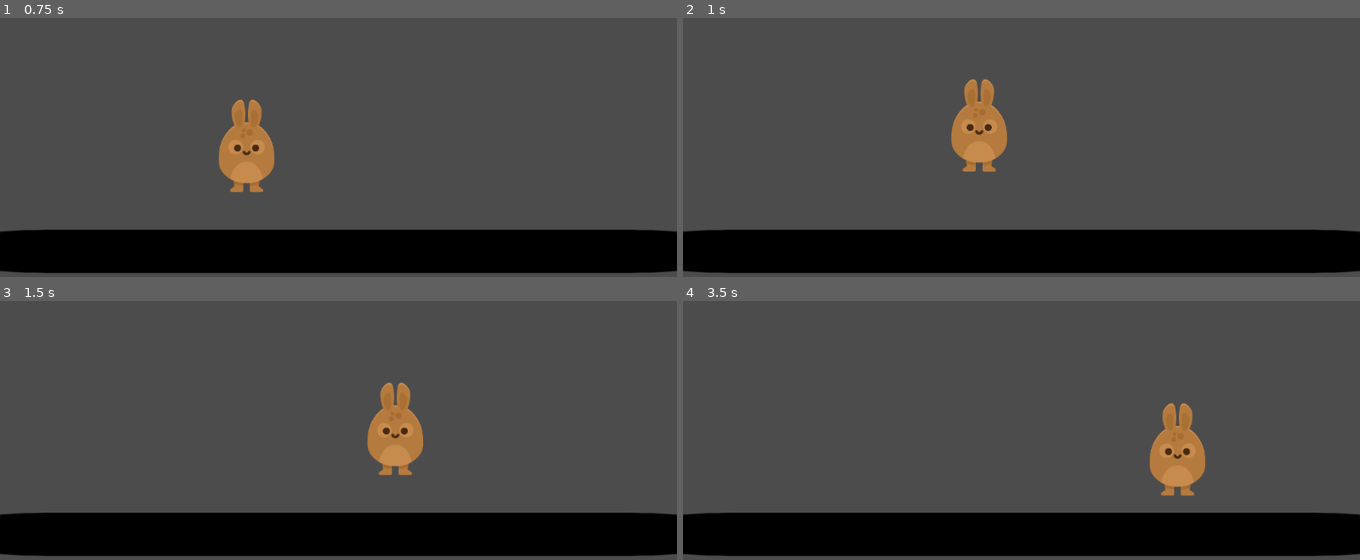
Above: before the commit, frames 1-4 (two rows, left to right).
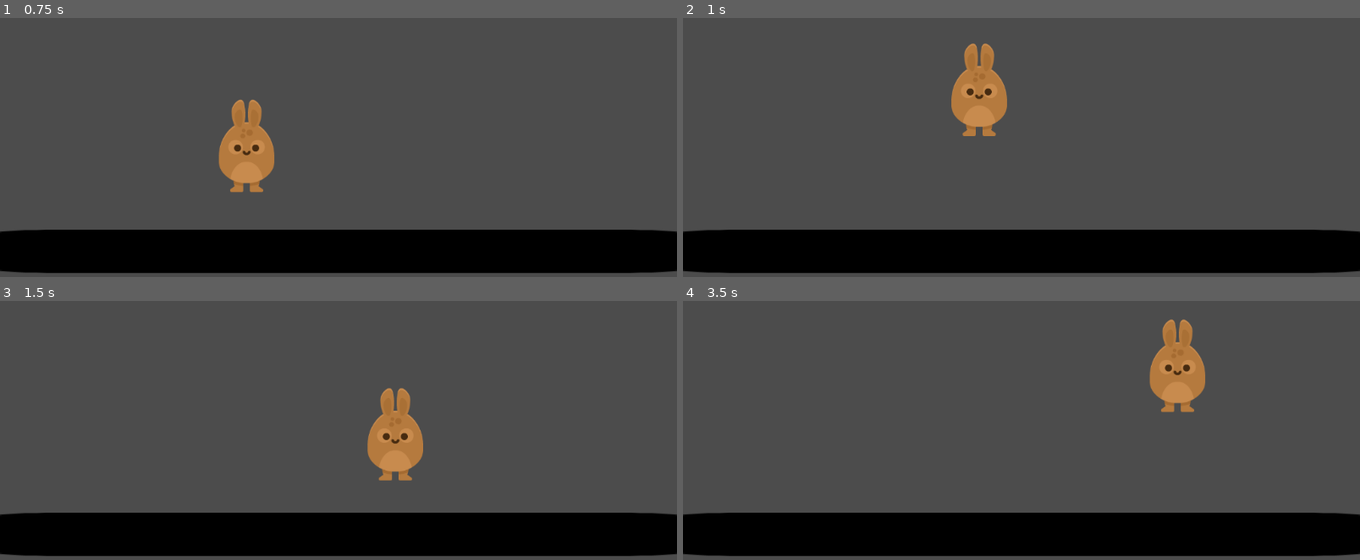
Above: after the commit, the same moments.

Repository: acido0/clase7-tp_grupal
Game: Godot game, scene res://Scenes/Main.tscn
The game is run twice, just before and just after one commit, with the same random seed, the same clock (stepped at 60 frames per second) and the same inputs. Before the commit the project has no main scene; this scene is started directly in both runs. The engine's default icon, where the game draws it, is replaced by a stand-in: a white triangle on a blue panel in a dark square.
Inputs:
- Up to frame 1 (0.75 s): hold Right (ui_right) from 0.53 s (still down); tap Up (ui_up) at 0.6 s
- Up to frame 2 (1 s): keep holding Right (ui_right); tap Up (ui_up) at 0.77 s
- Up to frame 3 (1.5 s): keep holding Right (ui_right); tap Up (ui_up) at 1.07, 1.35 s
- Up to frame 4 (3.5 s): tap Up (ui_up) at 1.52, 1.82, 2.1, 2.85, 3.02, 3.32 s; release Right (ui_right) at 2.03 s; hold Left (ui_left) 2.03-2.78 s; hold Right (ui_right) from 2.78 s (still down)

Frame 1 is identical in both runs. In frame 2, 2.4% of the frame differs, in the area x 39-48%, y 9-60%; in frame 3, 0.6%; in frame 4, 3.9%, in the area x 68-78%, y 7-76%.

Commit message:
Doble_Salto
Se agrego contador de saltos y la implemetacion del doble salto

Diff:
--- a/Scenes/Personaje/Personaje.gd
+++ b/Scenes/Personaje/Personaje.gd
@@ -1,6 +1,7 @@
 extends KinematicBody2D
 
 var velocity = Vector2(0,0)
+var contador_saltos = 0
 const gravity = 25
 const jump = -500
 const xmove_limit = 250
@@ -19,10 +20,15 @@
 		velocity.x = 0
 
 	if is_on_floor():
+		contador_saltos = 0
 		if Input.is_action_just_pressed("ui_up"):
 			velocity.y = jump
+			contador_saltos += 1
 
-
+	else:
+		if Input.is_action_just_pressed("ui_up") and contador_saltos == 1:
+			velocity.y = jump
+			contador_saltos += 1
 
 	move_and_slide(velocity, normal_floor)
 
--- a/Scenes/Personaje/Personaje.tscn
+++ b/Scenes/Personaje/Personaje.tscn
@@ -13,21 +13,6 @@
 
 [sub_resource type="SpriteFrames" id=1]
 animations = [ {
-"frames": [ ExtResource( 3 ) ],
-"loop": true,
-"name": "quieto",
-"speed": 5.0
-}, {
-"frames": [ ExtResource( 8 ), ExtResource( 6 ), ExtResource( 5 ), ExtResource( 7 ) ],
-"loop": true,
-"name": "salto doble",
-"speed": 5.0
-}, {
-"frames": [ ExtResource( 10 ) ],
-"loop": true,
-"name": "salto",
-"speed": 5.0
-}, {
 "frames": [ ExtResource( 9 ), ExtResource( 3 ) ],
 "loop": true,
 "name": "danio",
@@ -36,6 +21,21 @@
 "frames": [ ExtResource( 2 ), ExtResource( 4 ) ],
 "loop": true,
 "name": "caminar",
+"speed": 5.0
+}, {
+"frames": [ ExtResource( 10 ) ],
+"loop": true,
+"name": "salto",
+"speed": 5.0
+}, {
+"frames": [ ExtResource( 8 ), ExtResource( 6 ), ExtResource( 5 ), ExtResource( 7 ) ],
+"loop": true,
+"name": "salto doble",
+"speed": 5.0
+}, {
+"frames": [ ExtResource( 3 ) ],
+"loop": true,
+"name": "quieto",
 "speed": 5.0
 } ]
 
--- a/project.godot
+++ b/project.godot
@@ -11,6 +11,7 @@
 [application]
 
 config/name="Clase 7 -tp Grupal"
+run/main_scene="res://Scenes/Main.tscn"
 config/icon="res://icon.png"
 
 [physics]
